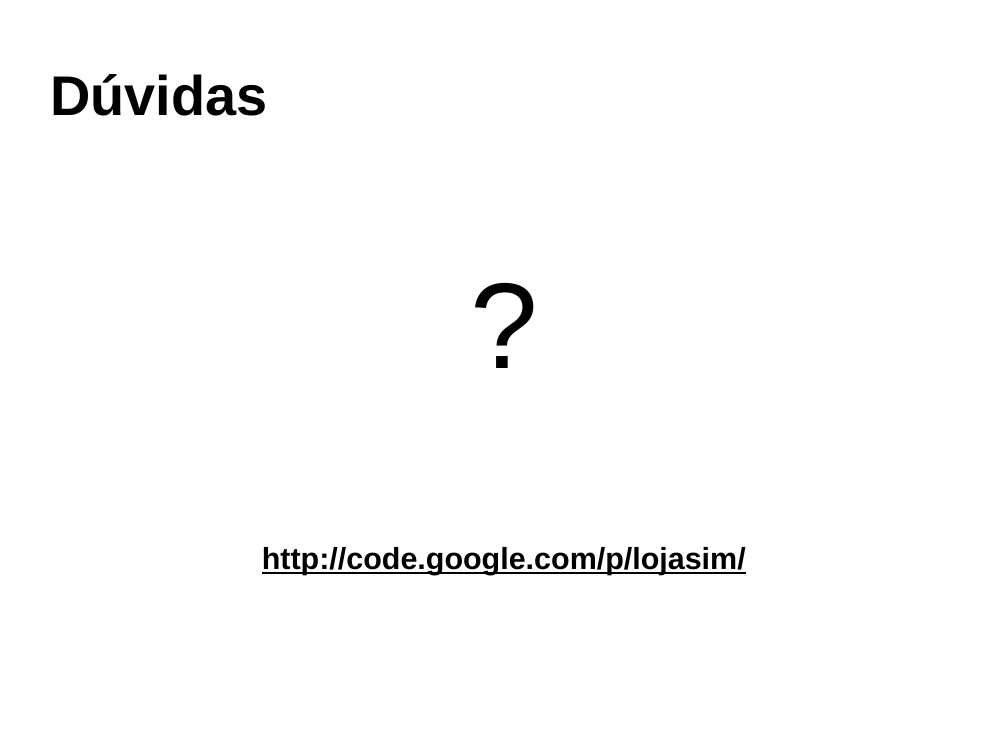
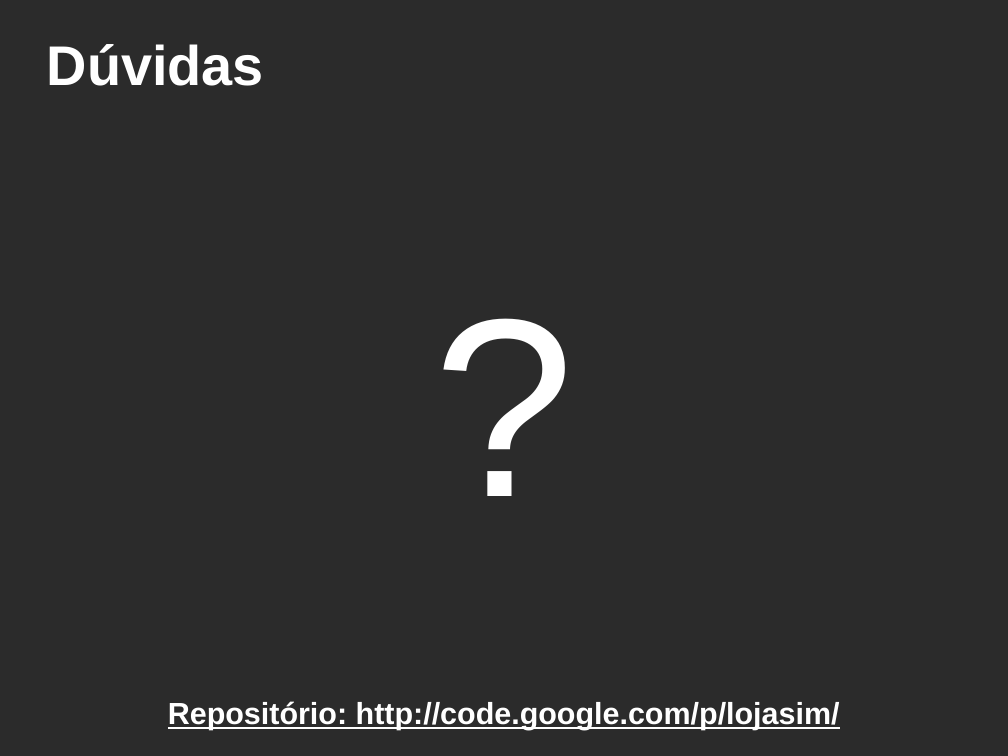
Before and after one commit to brunobuss/lojasim, a slide deck: slide 14 of docs/Apresentação_SO.odp. Drawn at 1008x756 pixels with LibreOffice and Linux fonts; fonts in the diff are those of the drawing; background and template pictures are left out; a plain dark background stands for a picture behind light text. Boxes give left, top, right and bottom in pixels: in the first picture for what was removed or moved away, otherwise in the second. Text is boxed around its words. In the diff, an @@ line names an element or a change of style, - is before the commit and + after.

```diff
--- a/docs/Apresentação_SO.odp
+++ b/docs/Apresentação_SO.odp
@@ background #FFFFFF to picture (left out) @@
@@ title "Dúvidas": place and size @@
-title "Dúvidas" at <box>50,74,267,116</box>
+title "Dúvidas" at <box>47,44,264,86</box>
@@ title "Dúvidas" at <box>47,44,264,86</box>: text colour #000000 to #FFFFFF @@
@@ subtitle "?": place and size @@
-subtitle "?" at <box>262,547,746,575</box>
+subtitle "?" at <box>168,701,840,730</box>
@@ subtitle "?" at <box>168,701,840,730</box>: size 96 to 200 pt, text colour #000000 to #FFFFFF in "?" @@
@@ subtitle at <box>168,701,840,730</box>: text changed; text colour #000000 to #FFFFFF @@
-http://code.google.com/p/lojasim/
+Repositório: http://code.google.com/p/lojasim/
```
Also in this commit, not shown: 13 other slides changed, 1 other file.
